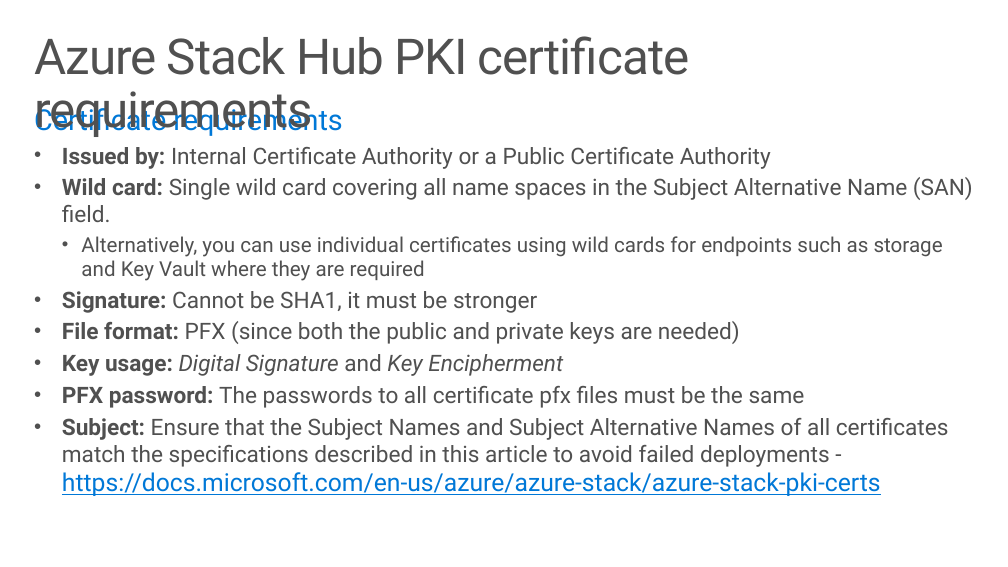
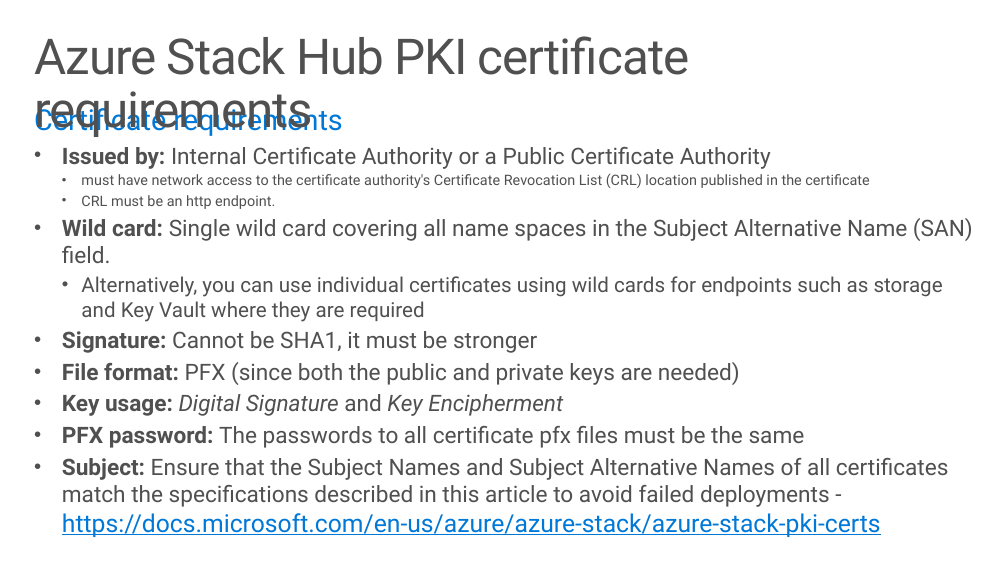
Before and after one commit to Azure-Samples/Azure-Stack-Hub-Foundation-Core, a slide deck: slide 19 of ASF-Training/ASF-slides/M02d Azure Stack Hub Integration.pptx (slide 22 before the commit). Drawn at 1008x567 pixels with LibreOffice and Linux fonts; fonts in the diff are those of the drawing. Boxes give left, top, right and bottom in pixels: in the first picture for what was removed or moved away, otherwise in the second. Text is boxed around its words. In the diff, an @@ line names an element or a change of style, - is before the commit and + after.

```diff
--- a/ASF-Training/ASF-slides/M02d Azure Stack Hub Integration.pptx
+++ b/ASF-Training/ASF-slides/M02d Azure Stack Hub Integration.pptx
@@ text at (81, 173, 869, 209): paragraphs added @@
+  • must have network access to the certificate authority's Certificate Revocation List (CRL) location published in the certificate
+  • CRL must be an http endpoint.
```
Also in this commit, not shown: 11 other slides changed, 4 slides added, 2 slides removed, 43 other files.
